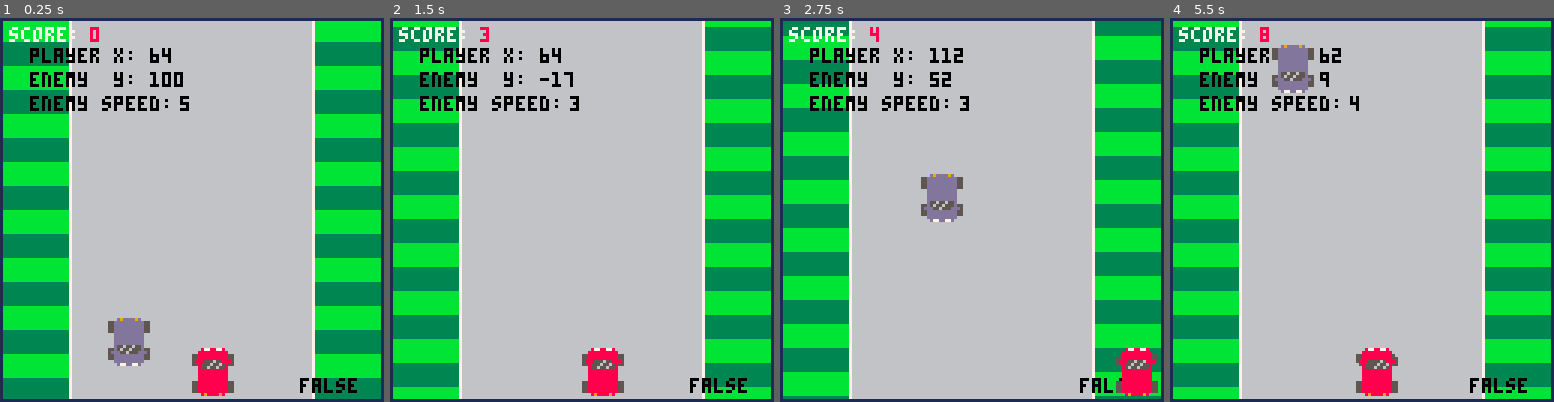
Above: before the commit, frames 1-4 (left to right).
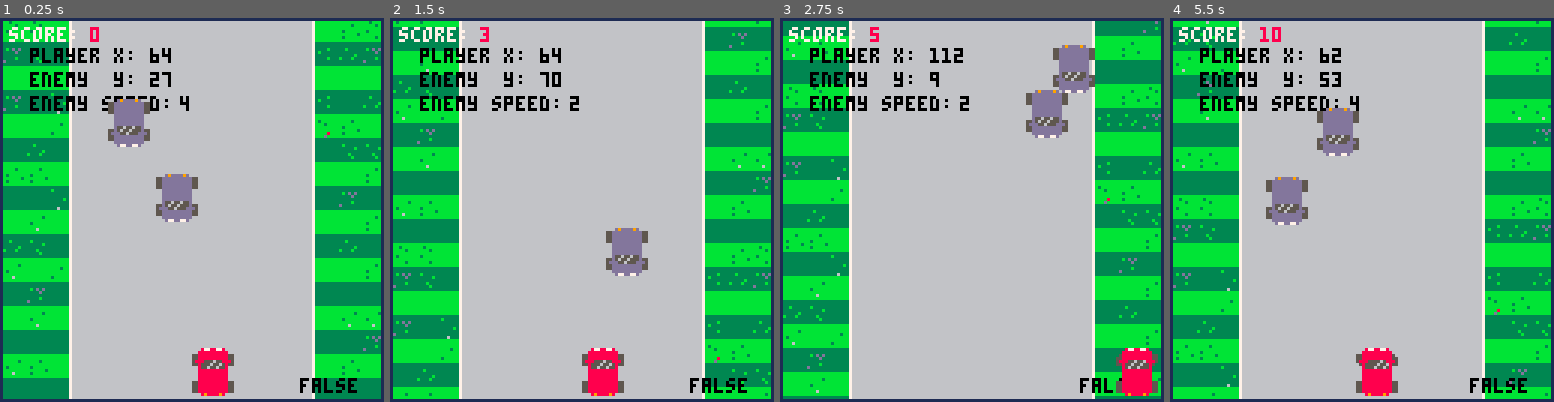
Above: after the commit, the same moments.

Repository: rogmed/pico1
Game: PICO-8 cartridge juego1.p8
Same seed, same stepped clock (60 frames per second), same inputs: the game is played once before the commit and once after it.
Inputs:
- Up to frame 1 (0.25 s): no input
- Up to frame 2 (1.5 s): no input
- Up to frame 3 (2.75 s): hold Right 1.6-2.1 s; hold Right from 2.47 s (still down)
- Up to frame 4 (5.5 s): release Right at 3.03 s; hold Left 3.08-3.58 s; hold Right 4.02-4.68 s; hold Left from 5.08 s (still down)

The runs differ from the first frame. In frame 1, 4.4% of the frame differs, in the area x 0-100%, y 0-93%; in frame 2, 2.2%; in frame 3, 4.4%; in frame 4, 4.5%, in the area x 0-100%, y 0-99%.

Commit message:
Create enemy spawn pool, By using tables we can create several cars

Diff:
--- a/juego1.p8
+++ b/juego1.p8
@@ -11,6 +11,12 @@
 score      = 0
 map_y      = 0
 map_speed  = 1
+enemies = {}
+
+for i = 0,1 do
+	add_new_enemy()
+end
+
 end
 
 function _update60()
@@ -21,7 +27,11 @@
 
  -- !map stuff
  player:update()
- enemy:update()
+
+ for enemy in all(enemies) do
+  enemy:update()
+ end
+
 end
 
 
@@ -35,7 +45,10 @@
 
  -- game pieces stuff
  player:draw()
- enemy:draw()
+
+ for enemy in all(enemies) do
+  enemy:draw()
+ end
 
  -- score stuff
  print("score: ", 3,3,7)
@@ -45,40 +58,44 @@
 
 -->8
 -- game objects
-
-enemy = {
- sprite = {46,62} ,
-	xpos   = flr(rnd(70) +22),
-	ypos   = 20,
- speed  = flr(rnd(5) + 2),
-
- update = function(self)
- 	self.ypos += self.speed
-
-	 if is_colision() then
-	 	self.ypos  = -35
-			self.xpos  = flr(rnd(70) +22)
-			self.speed = flr(rnd(5) + 2)
-   -- lose 1 heart
-	 end
-
-	 if self.ypos >= 120 then
-	  score +=1
-	 	self.ypos  = -35
-			self.xpos  = flr(rnd(70) +22)
-			self.speed = flr(rnd(5) + 2)
---			self.speed = 3
-	 end
- end,
-
- draw = function(self)
-		spr(self.sprite[1],self.xpos,self.ypos)
-		spr(self.sprite[1] +1 ,self.xpos +8 ,self.ypos)
-		spr(self.sprite[2],self.xpos,self.ypos + 8)
-		spr(self.sprite[2] +1 ,self.xpos + 8 ,self.ypos+8)
- end
-}
-
+function add_new_enemy()
+	add(enemies, {
+ 	sprite = {46,62} ,
+		xpos   = flr(rnd(70) +22),
+		ypos   = flr(rnd(100) - 100),
+ 	speed  = flr(rnd(3) + 2),
+
+ 	update = function(self)
+ 		self.ypos += self.speed
+
+	 	if is_colision() then
+	 		self.ypos  = -35
+				self.xpos  = flr(rnd(70) +22)
+				self.speed = flr(rnd(5) + 2)
+   	-- lose 1 heart
+
+   	del(enemies,self)
+	 	end
+
+	 	if self.ypos >= 120 then
+	  	score +=1
+	 		self.ypos  = -35
+				self.xpos  = flr(rnd(70) +22)
+				self.speed = flr(rnd(5) + 2)
+				--self.speed = 3
+   	del(enemies,self)
+   	add_new_enemy()
+	 	end
+ 	end,
+
+ 	draw = function(self)
+			spr(self.sprite[1],self.xpos,self.ypos)
+			spr(self.sprite[1] +1 ,self.xpos +8 ,self.ypos)
+			spr(self.sprite[2],self.xpos,self.ypos + 8)
+			spr(self.sprite[2] +1 ,self.xpos + 8 ,self.ypos+8)
+ 	end
+})
+end
 
 -- player car object
 
@@ -128,15 +145,16 @@
 function is_colision()
 -- returns bool
 
-	if enemy.ypos > 102
-	 and enemy.ypos < 134
-		and (enemy.xpos-8)<=player.xpos
-	 and player.xpos<=(enemy.xpos+8)
-	  then
-     return true
- else
-     return false
-	end
+--	if enemy.ypos > 102
+--	 and enemy.ypos < 134
+--		and (enemy.xpos-8)<=player.xpos
+--	 and player.xpos<=(enemy.xpos+8)
+--	  then
+--     return true
+-- else
+--     return false
+--	end
+return false
 end
 
 function show_debug()
@@ -147,10 +165,10 @@
 
 
 	print("enemy  y: ",10,18,0)
-	print(enemy.ypos,50,18,0)
+	print(enemies[1].ypos,50,18,0)
 
 	print("enemy speed: ",10,26,0)
-	print(enemy.speed,60,26,0)
+	print(enemies[1].speed,60,26,0)
 
  -- is colliding?
 	print(is_colision(),100,120,0)
@@ -323,23 +341,23 @@
 0000000000000000000000000000000000000000000000000000000000000000000000000000000000000000000002020000000000000000000000000000020200000000000000000000000000000000000000000000000000000000000000000000000000000000000000000000000000000000000000000000000000000000
 0000000000000000000000000000000000000000000000000000000000000000000000000000000000000000000000000000000000000000000000000000000000000000000000000000000000000000000000000000000000000000000000000000000000000000000000000000000000000000000000000000000000000000
 __map__
+17170c272727272727272727270a171717000000000000000000000000000000000000000000000000000000000000000000000000000000000000000000000000000000000000000000000000000000000000000000000000000000000000000000000000000000000000000000000000000000000000000000000000000000
+39071b272727272727272727271a073a07000000000000000000000000000000000000000000000000000000000000000000000000000000000000000000000000000000000000000000000000000000000000000000000000000000000000000000000000000000000000000000000000000000000000000000000000000000
+17170b272727272727272727271c381717000000000000000000000000000000000000000000000000000000000000000000000000000000000000000000000000000000000000000000000000000000000000000000000000000000000000000000000000000000000000000000000000000000000000000000000000000000
+073a1827272727272727272727193b3b07000000000000000000000000000000000000000000000000000000000000000000000000000000000000000000000000000000000000000000000000000000000000000000000000000000000000000000000000000000000000000000000000000000000000000000000000000000
+3838082727272727272727272709173829000000000000000000000000000000000000000000000000000000000000000000000000000000000000000000000000000000000000000000000000000000000000000000000000000000000000000000000000000000000000000000000000000000000000000000000000000000
+07071b2727272727272727272719390707000000000000000000000000000000000000000000000000000000000000000000000000000000000000000000000000000000000000000000000000000000000000000000000000000000000000000000000000000000000000000000000000000000000000000000000000000000
+1737082727272727272727272709173817000000000000000000000000000000000000000000000000000000000000000000000000000000000000000000000000000000000000000000000000000000000000000000000000000000000000000000000000000000000000000000000000000000000000000000000000000000
+3a3b1827272727272727272727193a0707000000000000000000000000000000000000000000000000000000000000000000000000000000000000000000000000000000000000000000000000000000000000000000000000000000000000000000000000000000000000000000000000000000000000000000000000000000
+37170b2727272727272727272709173817000000000000000000000000000000000000000000000000000000000000000000000000000000000000000000000000000000000000000000000000000000000000000000000000000000000000000000000000000000000000000000000000000000000000000000000000000000
+0739182727272727272727272719070707000000000000000000000000000000000000000000000000000000000000000000000000000000000000000000000000000000000000000000000000000000000000000000000000000000000000000000000000000000000000000000000000000000000000000000000000000000
+1737082727272727272727272709373717000000000000000000000000000000000000000000000000000000000000000000000000000000000000000000000000000000000000000000000000000000000000000000000000000000000000000000000000000000000000000000000000000000000000000000000000000000
+0707182727272727272727272719073907000000000000000000000000000000000000000000000000000000000000000000000000000000000000000000000000000000000000000000000000000000000000000000000000000000000000000000000000000000000000000000000000000000000000000000000000000000
+3738082727272727272727272709381717000000000000000000000000000000000000000000000000000000000000000000000000000000000000000000000000000000000000000000000000000000000000000000000000000000000000000000000000000000000000000000000000000000000000000000000000000000
+0707182727272727272727272719070707000000000000000000000000000000000000000000000000000000000000000000000000000000000000000000000000000000000000000000000000000000000000000000000000000000000000000000000000000000000000000000000000000000000000000000000000000000
+2929082727272727272727272709382917000000000000000000000000000000000000000000000000000000000000000000000000000000000000000000000000000000000000000000000000000000000000000000000000000000000000000000000000000000000000000000000000000000000000000000000000000000
+393b18272727272727272727271a3a3907000000000000000000000000000000000000000000000000000000000000000000000000000000000000000000000000000000000000000000000000000000000000000000000000000000000000000000000000000000000000000000000000000000000000000000000000000000
 1717082727272727272727272709171717000000000000000000000000000000000000000000000000000000000000000000000000000000000000000000000000000000000000000000000000000000000000000000000000000000000000000000000000000000000000000000000000000000000000000000000000000000
 0707182727272727272727272719070707000000000000000000000000000000000000000000000000000000000000000000000000000000000000000000000000000000000000000000000000000000000000000000000000000000000000000000000000000000000000000000000000000000000000000000000000000000
-1717082727272727272727272709171717000000000000000000000000000000000000000000000000000000000000000000000000000000000000000000000000000000000000000000000000000000000000000000000000000000000000000000000000000000000000000000000000000000000000000000000000000000
-0707182727272727272727272719070707000000000000000000000000000000000000000000000000000000000000000000000000000000000000000000000000000000000000000000000000000000000000000000000000000000000000000000000000000000000000000000000000000000000000000000000000000000
-1717082727272727272727272709171717000000000000000000000000000000000000000000000000000000000000000000000000000000000000000000000000000000000000000000000000000000000000000000000000000000000000000000000000000000000000000000000000000000000000000000000000000000
-0707182727272727272727272719070707000000000000000000000000000000000000000000000000000000000000000000000000000000000000000000000000000000000000000000000000000000000000000000000000000000000000000000000000000000000000000000000000000000000000000000000000000000
-1717082727272727272727272709171717000000000000000000000000000000000000000000000000000000000000000000000000000000000000000000000000000000000000000000000000000000000000000000000000000000000000000000000000000000000000000000000000000000000000000000000000000000
-0707182727272727272727272719070707000000000000000000000000000000000000000000000000000000000000000000000000000000000000000000000000000000000000000000000000000000000000000000000000000000000000000000000000000000000000000000000000000000000000000000000000000000
-1717082727272727272727272709171717000000000000000000000000000000000000000000000000000000000000000000000000000000000000000000000000000000000000000000000000000000000000000000000000000000000000000000000000000000000000000000000000000000000000000000000000000000
-0707182727272727272727272719070707000000000000000000000000000000000000000000000000000000000000000000000000000000000000000000000000000000000000000000000000000000000000000000000000000000000000000000000000000000000000000000000000000000000000000000000000000000
-1717082727272727272727272709171717000000000000000000000000000000000000000000000000000000000000000000000000000000000000000000000000000000000000000000000000000000000000000000000000000000000000000000000000000000000000000000000000000000000000000000000000000000
-0707182727272727272727272719070707000000000000000000000000000000000000000000000000000000000000000000000000000000000000000000000000000000000000000000000000000000000000000000000000000000000000000000000000000000000000000000000000000000000000000000000000000000
-1717082727272727272727272709171717000000000000000000000000000000000000000000000000000000000000000000000000000000000000000000000000000000000000000000000000000000000000000000000000000000000000000000000000000000000000000000000000000000000000000000000000000000
-0707182727272727272727272719070707000000000000000000000000000000000000000000000000000000000000000000000000000000000000000000000000000000000000000000000000000000000000000000000000000000000000000000000000000000000000000000000000000000000000000000000000000000
-1717082727272727272727272709171717000000000000000000000000000000000000000000000000000000000000000000000000000000000000000000000000000000000000000000000000000000000000000000000000000000000000000000000000000000000000000000000000000000000000000000000000000000
-0707182727272727272727272719070707000000000000000000000000000000000000000000000000000000000000000000000000000000000000000000000000000000000000000000000000000000000000000000000000000000000000000000000000000000000000000000000000000000000000000000000000000000
-1717082727272727272727272709171717000000000000000000000000000000000000000000000000000000000000000000000000000000000000000000000000000000000000000000000000000000000000000000000000000000000000000000000000000000000000000000000000000000000000000000000000000000
-0707182727272727272727272719070707000000000000000000000000000000000000000000000000000000000000000000000000000000000000000000000000000000000000000000000000000000000000000000000000000000000000000000000000000000000000000000000000000000000000000000000000000000
-
-
+
+
Not shown, changed: 32 lines of the sprite sheet (__gfx__) section of juego1.p8
